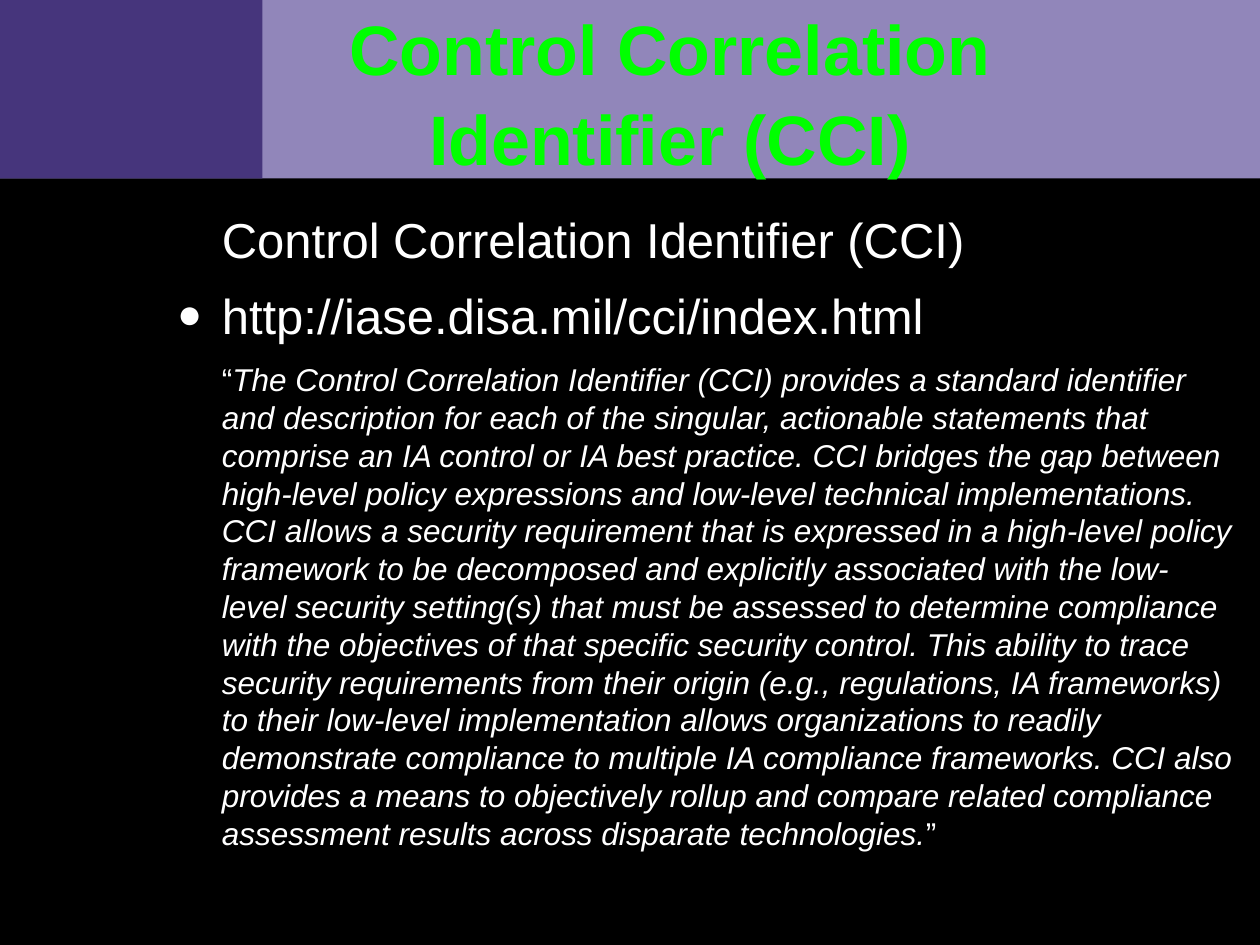
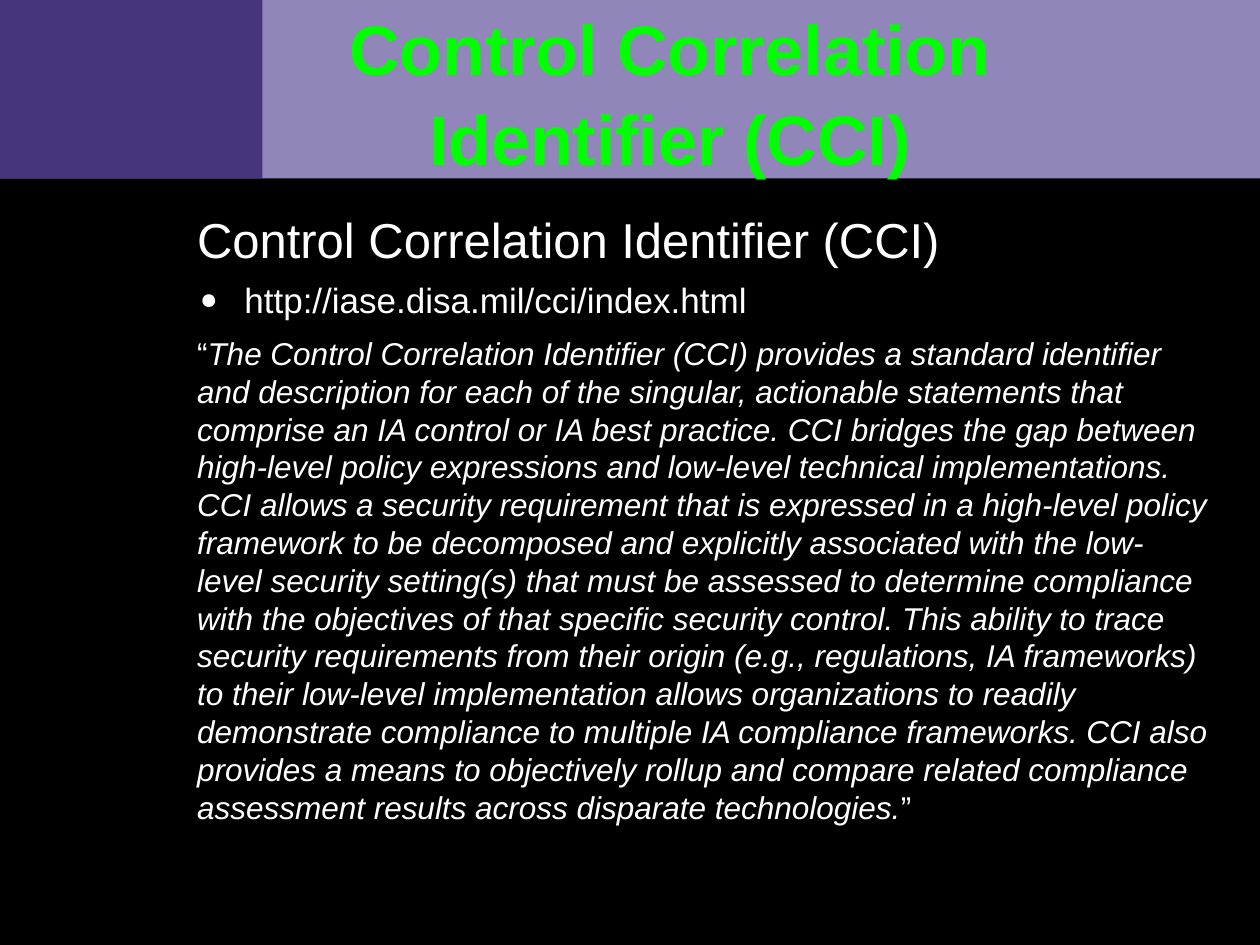
Before and after one commit to VCTLabs/elc2015-presentations, a slide deck: slide 8 of security_IoT/security_assessment_slides.odp. Drawn at 1260x945 pixels with LibreOffice and Linux fonts; fonts in the diff are those of the drawing; background and template pictures are left out. Boxes give left, top, right and bottom in pixels: in the first picture for what was removed or moved away, otherwise in the second. Text is boxed around its words. In the diff, an @@ line names an element or a change of style, - is before the commit and + after.

```diff
--- a/security_IoT/security_assessment_slides.odp
+++ b/security_IoT/security_assessment_slides.odp
@@ text "Control Correlation Identifier (CCI)": place and size @@
-text "Control Correlation Identifier (CCI)" at <box>222,222,1232,851</box>
+text "Control Correlation Identifier (CCI)" at <box>197,222,1207,825</box>
@@ text at <box>244,287,746,319</box>: size 28 to 20 pt in "http://iase.disa.mil/cci/index.html"; list level 1 to 2 in "http://iase.disa.mil/cci/index.html"; line spacing 1 to 20pt @@
```
Also in this commit, not shown: 12 other slides changed, 1 other file.
